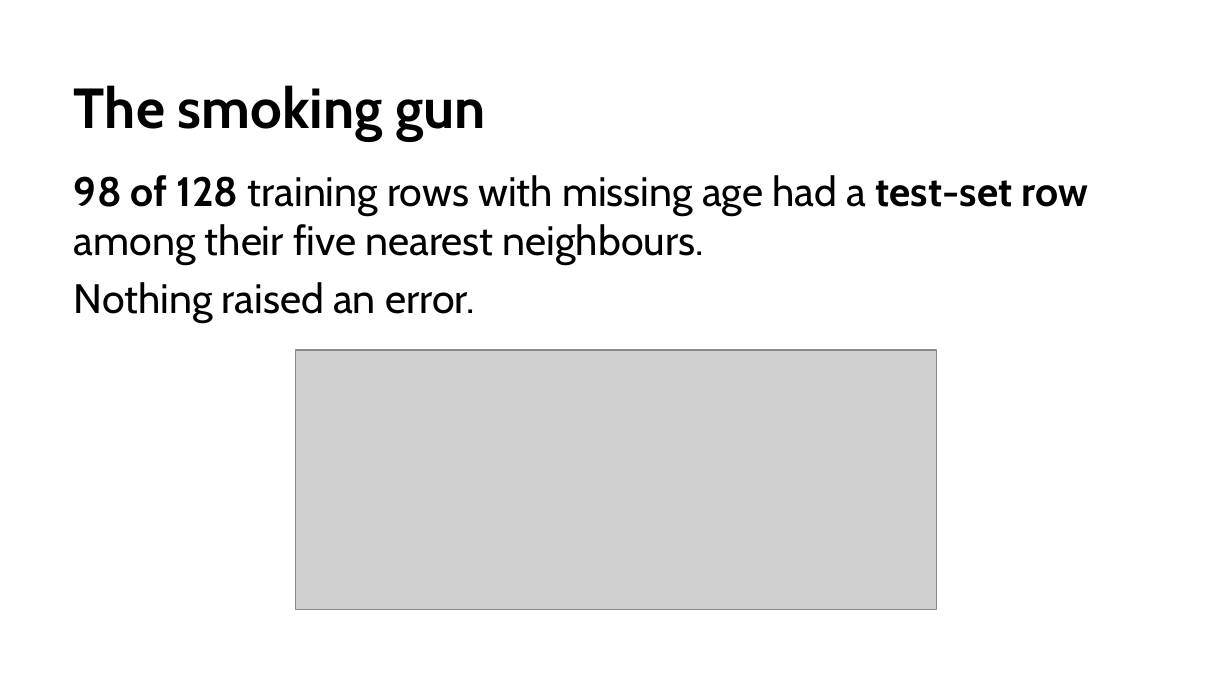
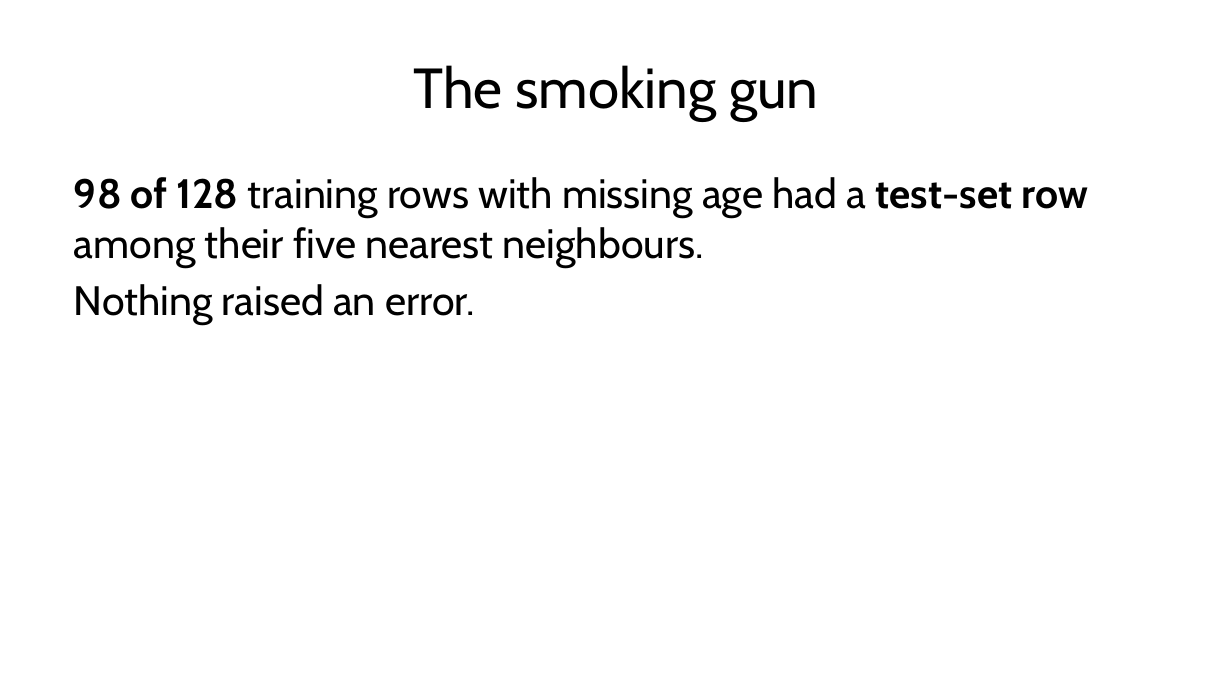
Before and after one commit to fabioantonini/technologies-for-artificial-intelligence, a slide deck: slide 40 of Lessons/02_data_exploration_and_preparation/Slides/data_exploration_and_preparation_slides.pptx (slide 38 before the commit). Drawn at 1232x693 pixels with LibreOffice and Linux fonts; fonts in the diff are those of the drawing; grey boxes stand for pictures; background and template pictures are left out. Boxes give left, top, right and bottom in pixels: in the first picture for what was removed or moved away, otherwise in the second. Text is boxed around its words. In the diff, an @@ line names an element or a change of style, - is before the commit and + after.

```diff
--- a/Lessons/02_data_exploration_and_preparation/Slides/data_exploration_and_preparation_slides.pptx
+++ b/Lessons/02_data_exploration_and_preparation/Slides/data_exploration_and_preparation_slides.pptx
@@ title "The smoking gun" at box(414, 65, 818, 121): bold off; alignment left to centre; vertical alignment bottom to middle @@
@@ picture removed at box(296, 350, 936, 610) @@
```
Also in this commit, not shown: 2 other slides changed, 3 slides added, 9 other files.
